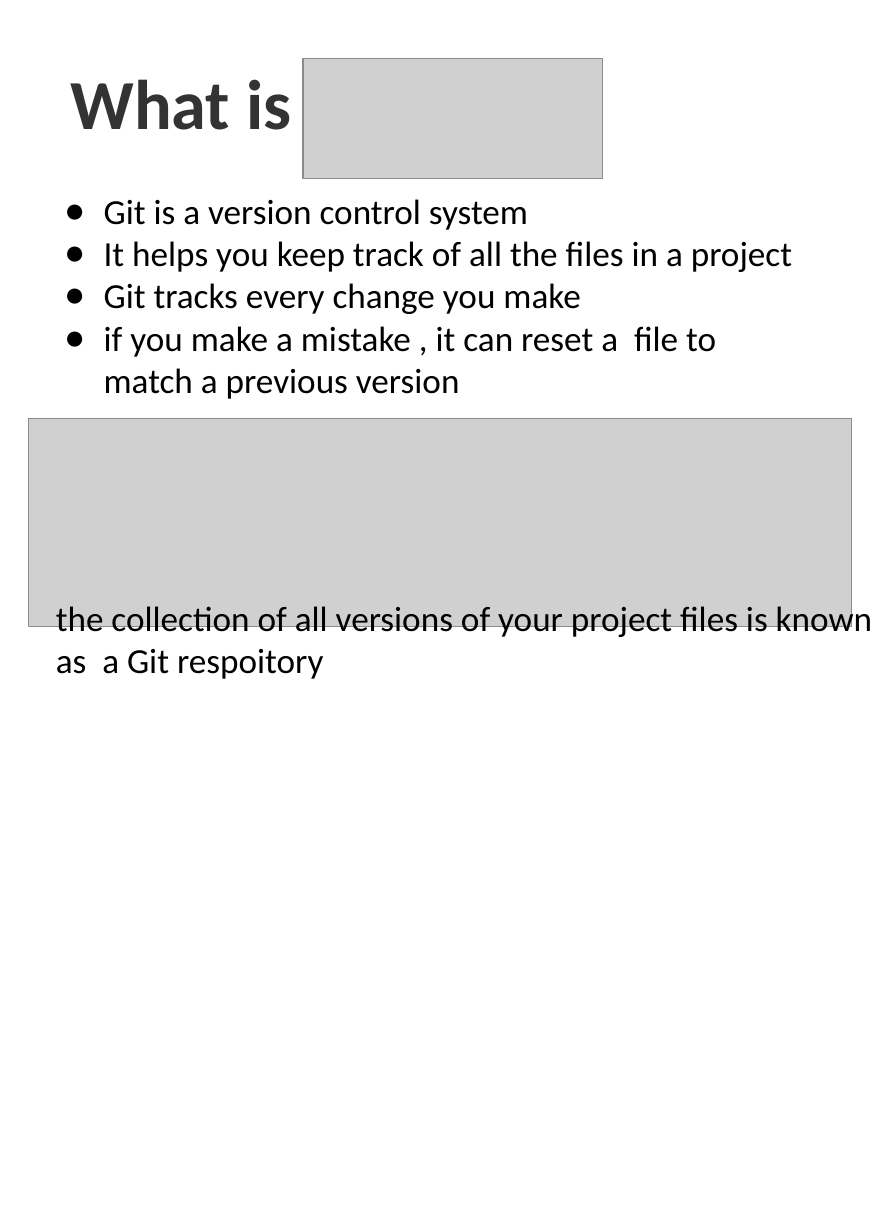
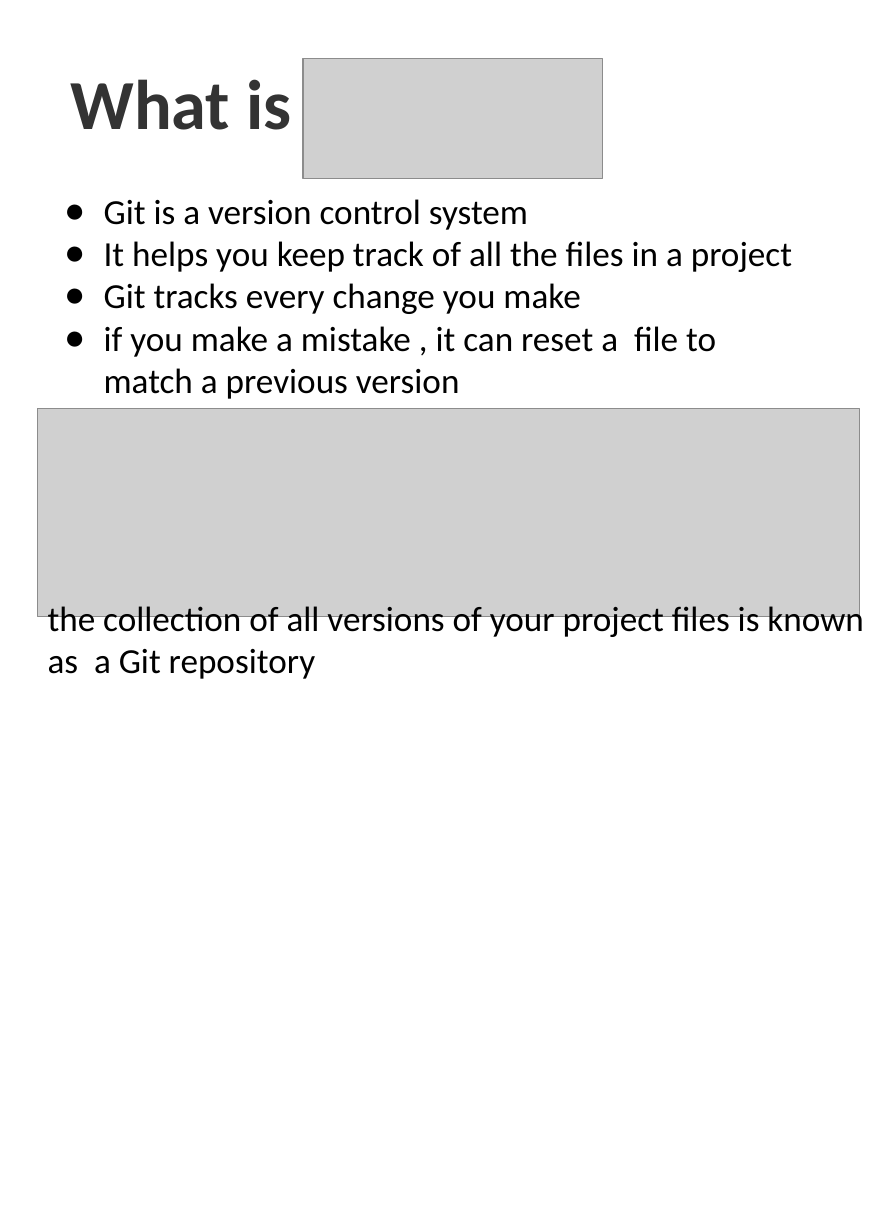
Before and after one commit to yuadh/code-note, a slide deck: slide 1 of docs/04.学业和英语/20.大学英语/英语演讲/test.ppt. Drawn at 872x1232 pixels with LibreOffice and Linux fonts; fonts in the diff are those of the drawing; grey boxes stand for pictures. Boxes give left, top, right and bottom in pixels: in the first picture for what was removed or moved away, otherwise in the second. Text is boxed around its words. In the diff, an @@ line names an element or a change of style, - is before the commit and + after.

```diff
--- a/docs/04.学业和英语/20.大学英语/英语演讲/test.ppt
+++ b/docs/04.学业和英语/20.大学英语/英语演讲/test.ppt
@@ picture: place and size @@
-picture at <box>29,419,852,627</box>
+picture at <box>37,410,860,618</box>
@@ text at <box>48,602,863,679</box>: text changed @@
-the collection of all versions of your project files is known as a Git respoitory
+the collection of all versions of your project files is known as a Git repository
```
Also in this commit, not shown: 1 other slide changed, 3 other files.
